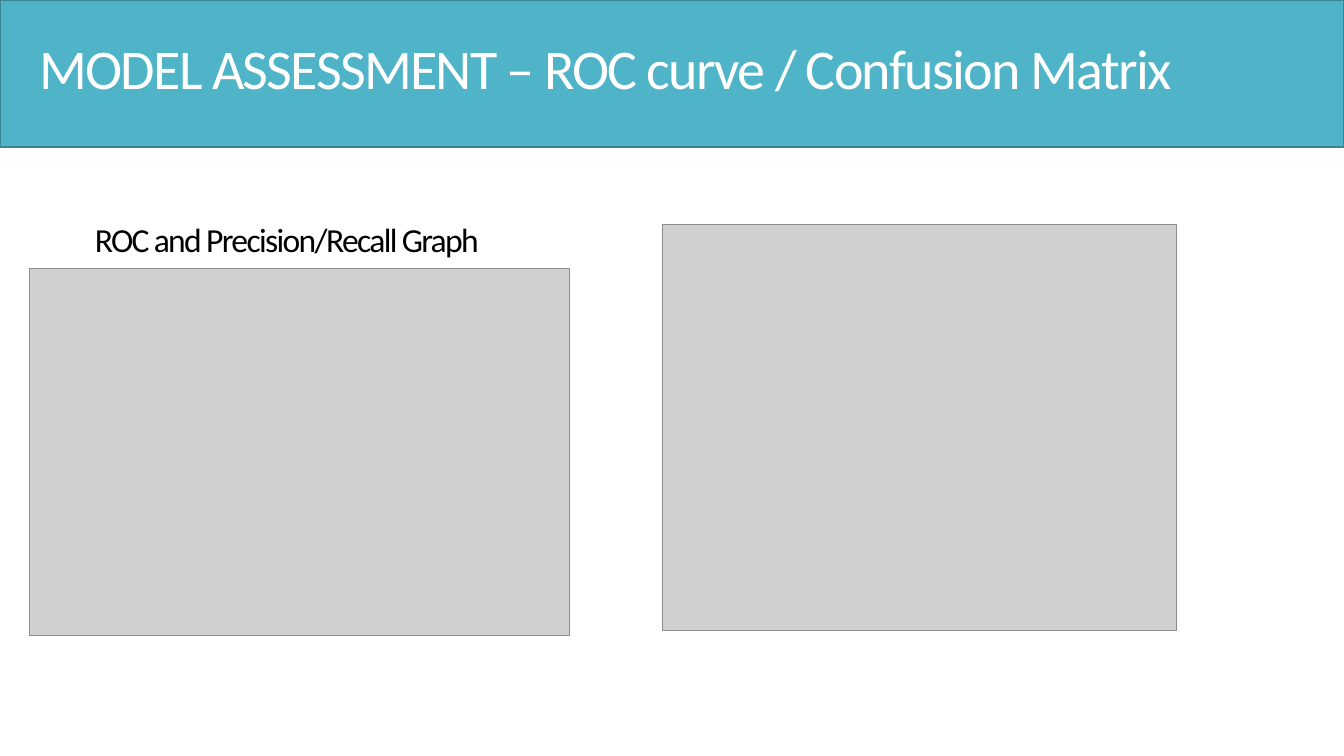
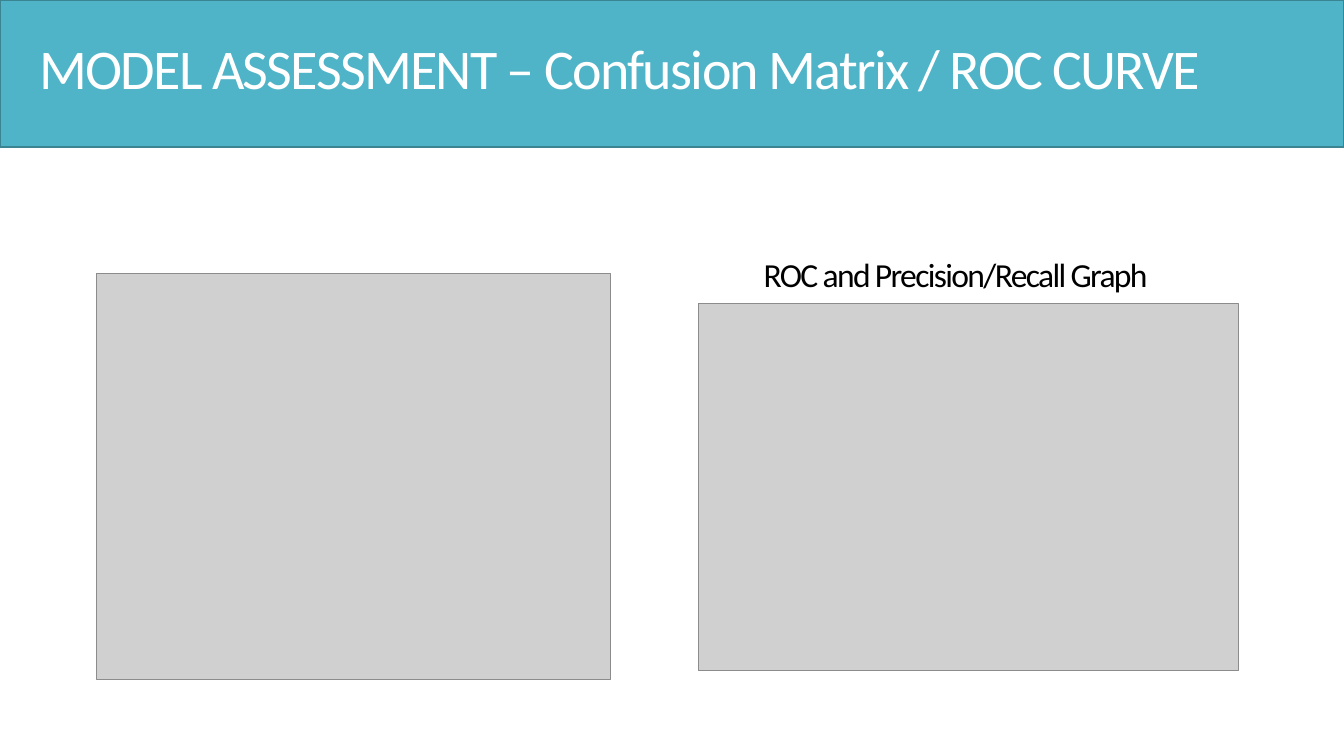
Before and after one commit to Hsgngr/dataiku_income_classification, a slide deck: slide 25 of Task_Presentation.pptx. Drawn at 1344x756 pixels with LibreOffice and Linux fonts; fonts in the diff are those of the drawing; grey boxes stand for pictures. Boxes give left, top, right and bottom in pixels: in the first picture for what was removed or moved away, otherwise in the second. Text is boxed around its words. In the diff, an @@ line names an element or a change of style, - is before the commit and + after.

```diff
--- a/Task_Presentation.pptx
+++ b/Task_Presentation.pptx
@@ text at (x1=39, y1=50, x2=1201, y2=90): text changed @@
-MODEL ASSESSMENT – ROC curve / Confusion Matrix
+MODEL ASSESSMENT – Confusion Matrix / ROC CURVE
@@ text "ROC and Precision/Recall Graph" moved from (x1=95, y1=228, x2=479, y2=258) to (x1=764, y1=263, x2=1148, y2=293) @@
@@ picture moved from (x1=662, y1=225, x2=1177, y2=631) to (x1=97, y1=274, x2=611, y2=681) @@
@@ picture moved from (x1=29, y1=269, x2=570, y2=636) to (x1=699, y1=303, x2=1239, y2=670) @@
```
Also in this commit, not shown: 10 other slides changed, 4 slides added.
